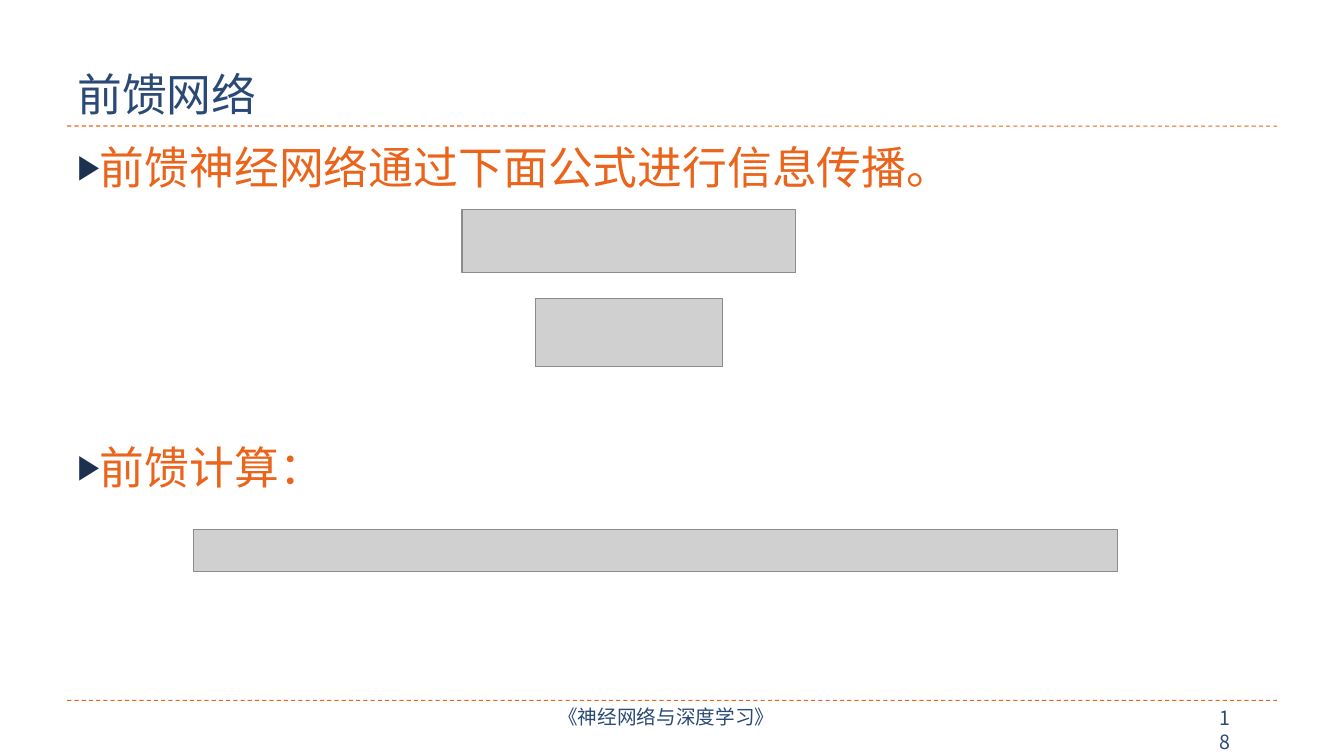
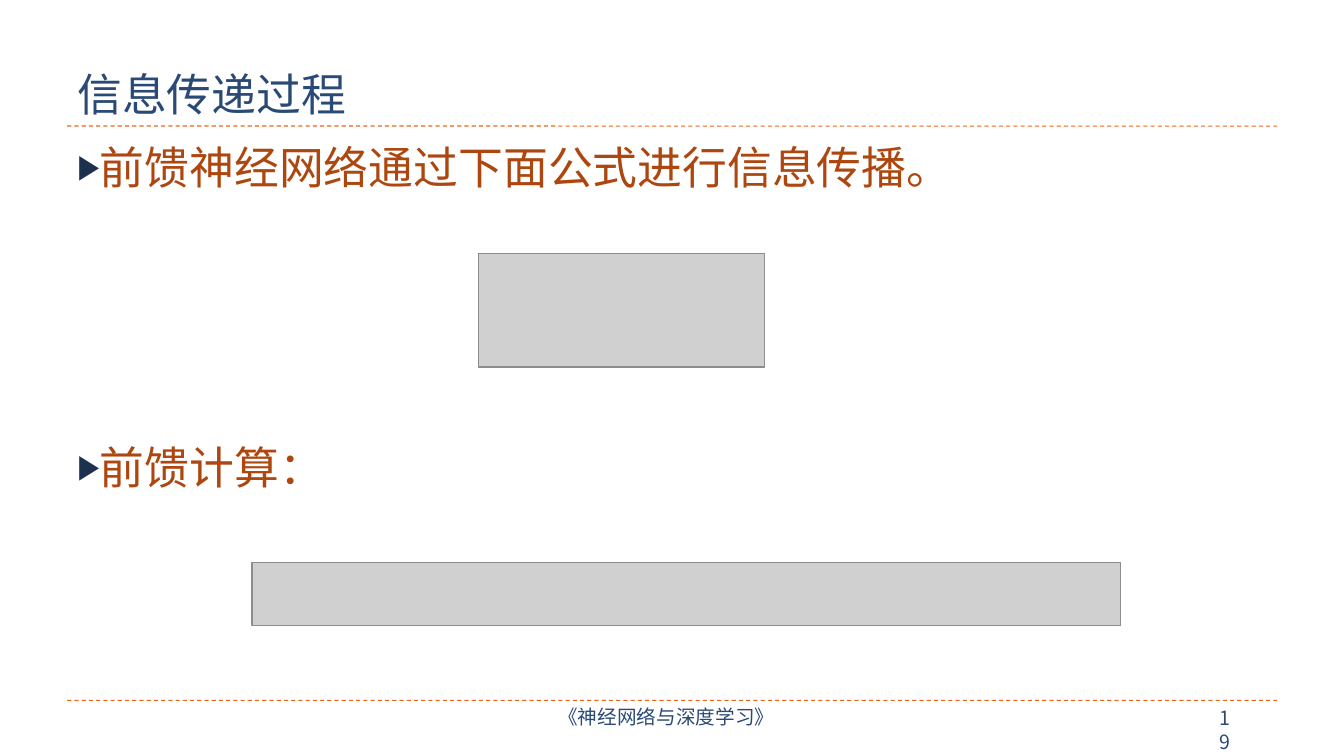
Before and after one commit to nndl/nndl.github.io, a slide deck: slide 19 of ppt/chap-前馈神经网络.pptx (slide 18 before the commit). Drawn at 1344x756 pixels with LibreOffice and Linux fonts; fonts in the diff are those of the drawing; grey boxes stand for pictures. Boxes give left, top, right and bottom in pixels: in the first picture for what was removed or moved away, otherwise in the second. Text is boxed around its words. In the diff, an @@ line names an element or a change of style, - is before the commit and + after.

```diff
--- a/ppt/chap-前馈神经网络.pptx
+++ b/ppt/chap-前馈神经网络.pptx
@@ title at (77, 73, 346, 115): text changed @@
-前馈网络
+信息传递过程
@@ text "前馈神经网络通过下面公式进行信息传播。" at (100, 146, 951, 488): text colour #EB641B to #AD470F @@
@@ picture removed at (462, 210, 796, 273) @@
@@ picture added at (479, 254, 764, 367) @@
@@ picture removed at (535, 298, 722, 367) @@
@@ picture removed at (194, 529, 1117, 572) @@
@@ picture added at (252, 563, 1120, 625) @@
```
Also in this commit, not shown: 38 other slides changed, 5 slides added, 1 slide removed.
